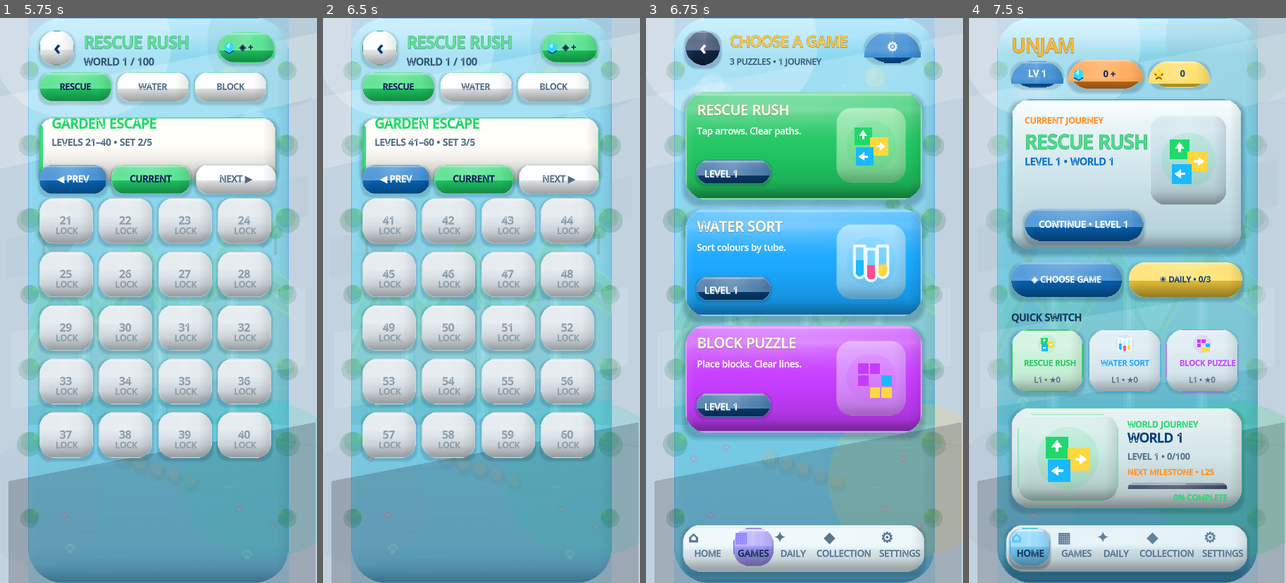
Above: before the commit, frames 1-4 (left to right).
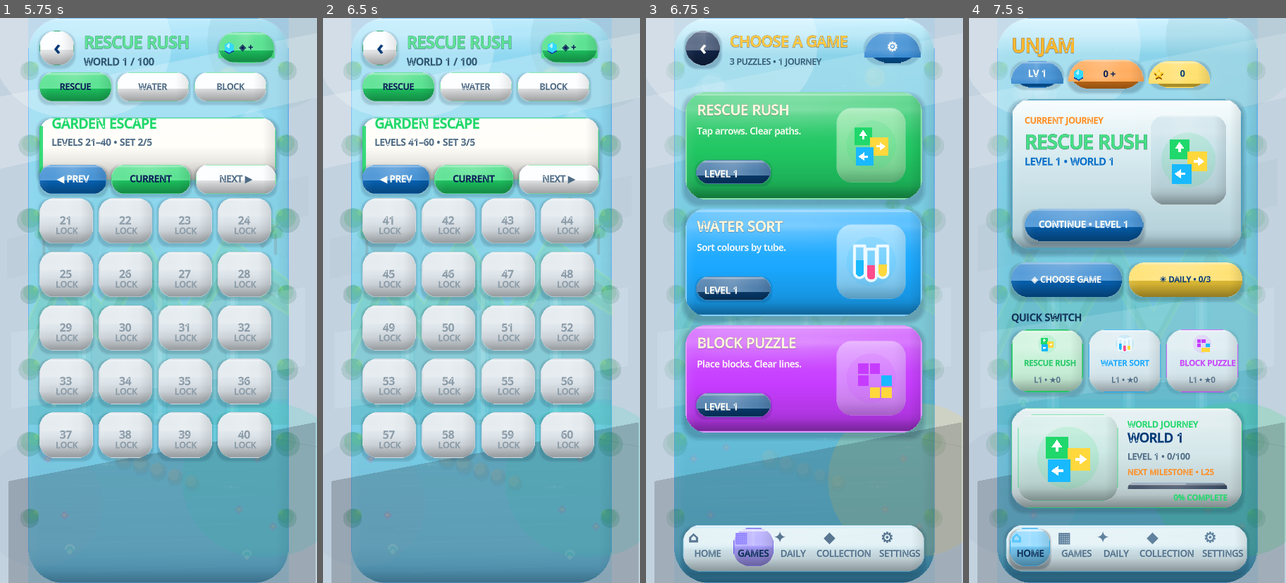
Above: after the commit, the same moments.

Repository: eghosa001/unjam
Game: Godot game, scene res://scenes/Main.tscn
Two runs of this game, one before a commit and one after it. Both use one fixed random seed, a clock stepped at 60 frames per second and the inputs below.
Inputs:
- Up to frame 1 (5.75 s): click "CONTINUE • LEVEL 1" at 0.5 s; click "PLAY NOW" at 1.25 s; click "↻ RESTART" at 2 s; click "↻ RESTART" at 2.75 s; click "↻ RESTART" at 3.5 s; click "←" at 4.25 s; click "NEXT ▶" at 5 s
- Up to frame 2 (6.5 s): click "NEXT ▶" at 5.75 s
- Up to frame 3 (6.75 s): click "‹" at 6.5 s
- Up to frame 4 (7.5 s): click "‹" at 7.25 s

Frames 1-2 are identical in both runs. In frame 3, 0.2% of the frame differs, in the area x 8-92%, y 33-100%; in frame 4, nothing differs.

Commit message:
Refine daylight premium selector materials

Diff:
--- a/scripts/ui/premium_live_hub_3d.gd
+++ b/scripts/ui/premium_live_hub_3d.gd
@@ -16,9 +16,9 @@
 const DARK_BOTTOM := Color("#29465b")
 const DARK_INK := Color("#eef7ff")
 const DARK_MUTED := Color("#b6c7d6")
-const SCENE_TOP := Color("#c9f4fb")
-const SCENE_MID := Color("#89d4e8")
-const SCENE_BOTTOM := Color("#4b9fc7")
+const SCENE_TOP := Color("#d7f8ff")
+const SCENE_MID := Color("#72c7dc")
+const SCENE_BOTTOM := Color("#287fa8")
 const DARK_SCENE_TOP := Color("#101932")
 const DARK_SCENE_MID := Color("#0b1631")
 const DARK_SCENE_BOTTOM := Color("#060d22")
@@ -69,7 +69,7 @@
 	RefCanvas.set_rect(background, 0, 0, 390, 844)
 	background.mouse_filter = Control.MOUSE_FILTER_IGNORE
 	canvas.add_child(background)
-	RefCanvas.add_world_depth(canvas, Color("#ffd34e"), _selector_dark(), 0.14 if _selector_dark() else 0.18, "SelectorWorldDepth")
+	RefCanvas.add_world_depth(canvas, Color("#ffd34e"), _selector_dark(), 0.14 if _selector_dark() else 0.10, "SelectorWorldDepth")
 	RefCanvas.add_scene_backdrop_layers(canvas, Color("#ffd34e"), _selector_dark(), "Selector")
 	var selector_key_light := canvas.get_node_or_null("SelectorKeyLight")
 	if selector_key_light != null:
@@ -175,8 +175,8 @@
 	var shell := PanelContainer.new()
 	shell.name = "SelectorBottomNav"
 	RefCanvas.add_shadow(canvas, Rect2(13, 757, 362, 70), 18, Color(0.02,0.10,0.18,0.16), 5, Vector2(0,4))
-	var nav_fill := Color(0.055,0.085,0.15,0.985) if _selector_dark() else Color("#e8f6fa")
-	var nav_border := Color(0.24,0.39,0.54,0.94) if _selector_dark() else Color("#83c7db")
+	var nav_fill := Color(0.055,0.085,0.15,0.985) if _selector_dark() else Color("#d9edf3")
+	var nav_border := Color(0.24,0.39,0.54,0.94) if _selector_dark() else Color("#5ca7c2")
 	shell.add_theme_stylebox_override("panel", RefCanvas.rounded_gradient3(nav_fill.lightened(0.12), nav_fill, nav_fill.darkened(0.10), 18, nav_border, 1, 0.40))
 	RefCanvas.set_rect(shell, 13, 757, 362, 70)
 	shell.mouse_filter = Control.MOUSE_FILTER_IGNORE
